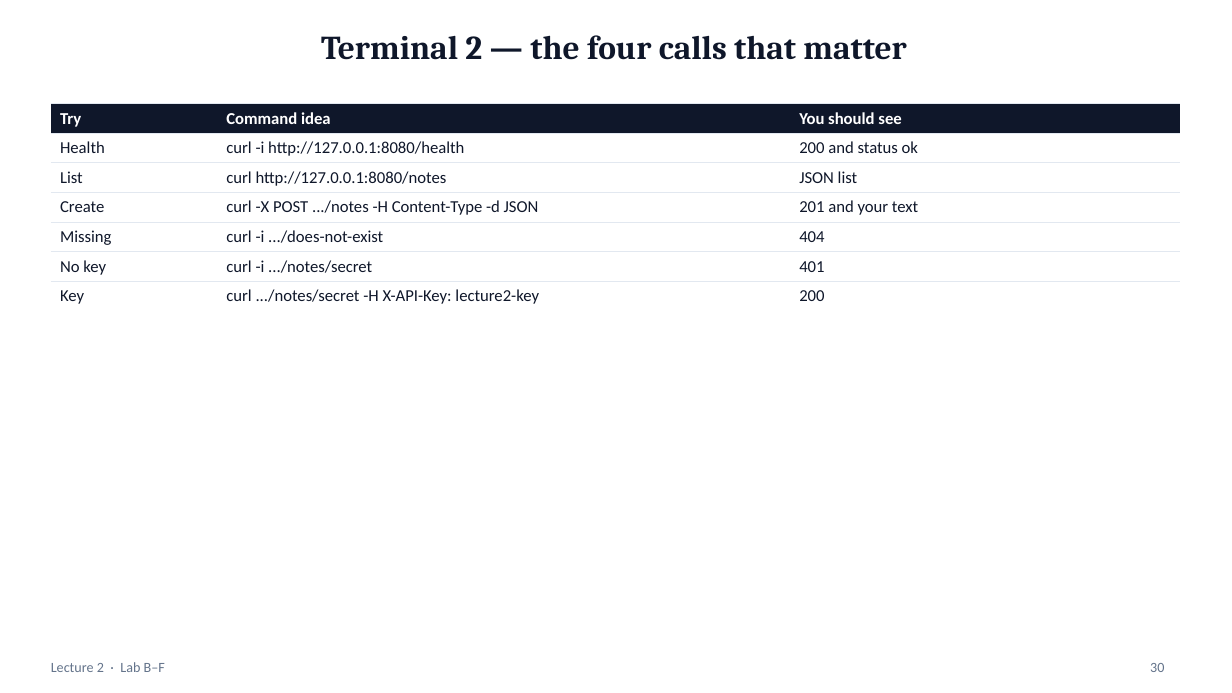
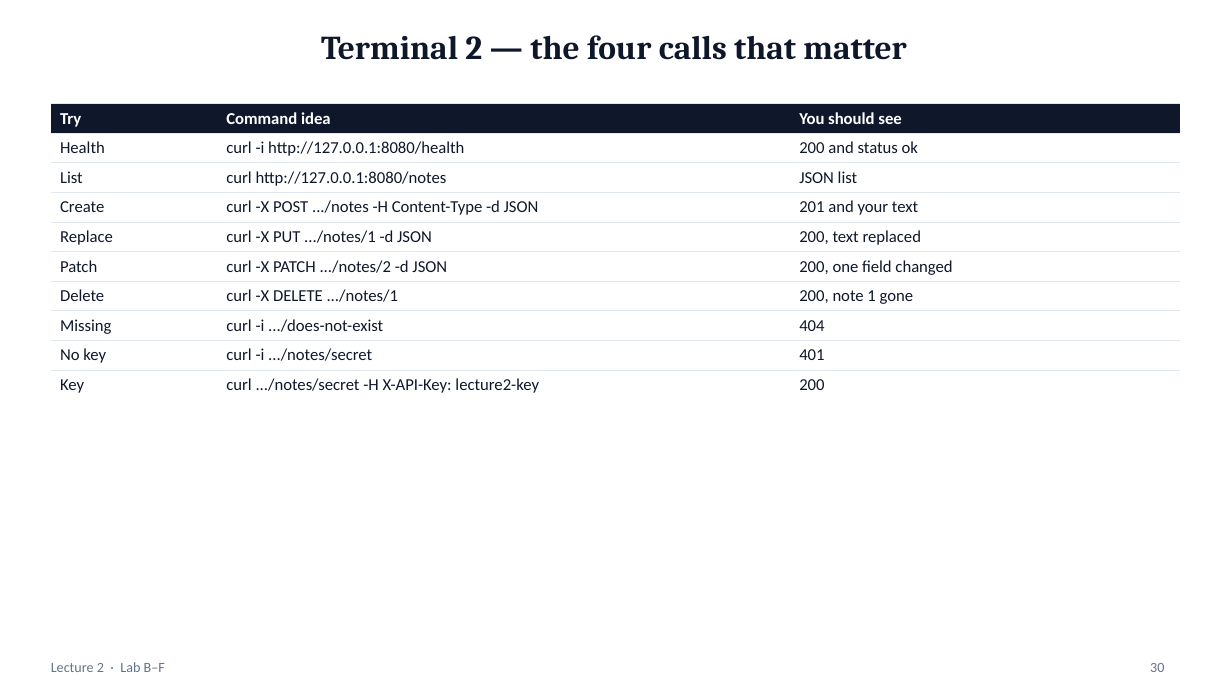
Before and after one commit to mayurb99/Devops_Beginners, a slide deck: slide 30 of lec-02/presentation/lec-02-rest-apis.pptx. Drawn at 1232x693 pixels with LibreOffice and Linux fonts; fonts in the diff are those of the drawing. Boxes give left, top, right and bottom in pixels: in the first picture for what was removed or moved away, otherwise in the second. Text is boxed around its words. In the diff, an @@ line names an element or a change of style, - is before the commit and + after.

```diff
--- a/lec-02/presentation/lec-02-rest-apis.pptx
+++ b/lec-02/presentation/lec-02-rest-apis.pptx
@@ table at bbox=[51, 104, 1180, 397] @@
+row 5: Replace | curl -X PUT .../notes/1 -d JSON | 200, text replaced
+row 6: Patch | curl -X PATCH .../notes/2 -d JSON | 200, one field changed
+row 7: Delete | curl -X DELETE .../notes/1 | 200, note 1 gone
```
Also in this commit, not shown: 2 other slides changed, 4 other files.
